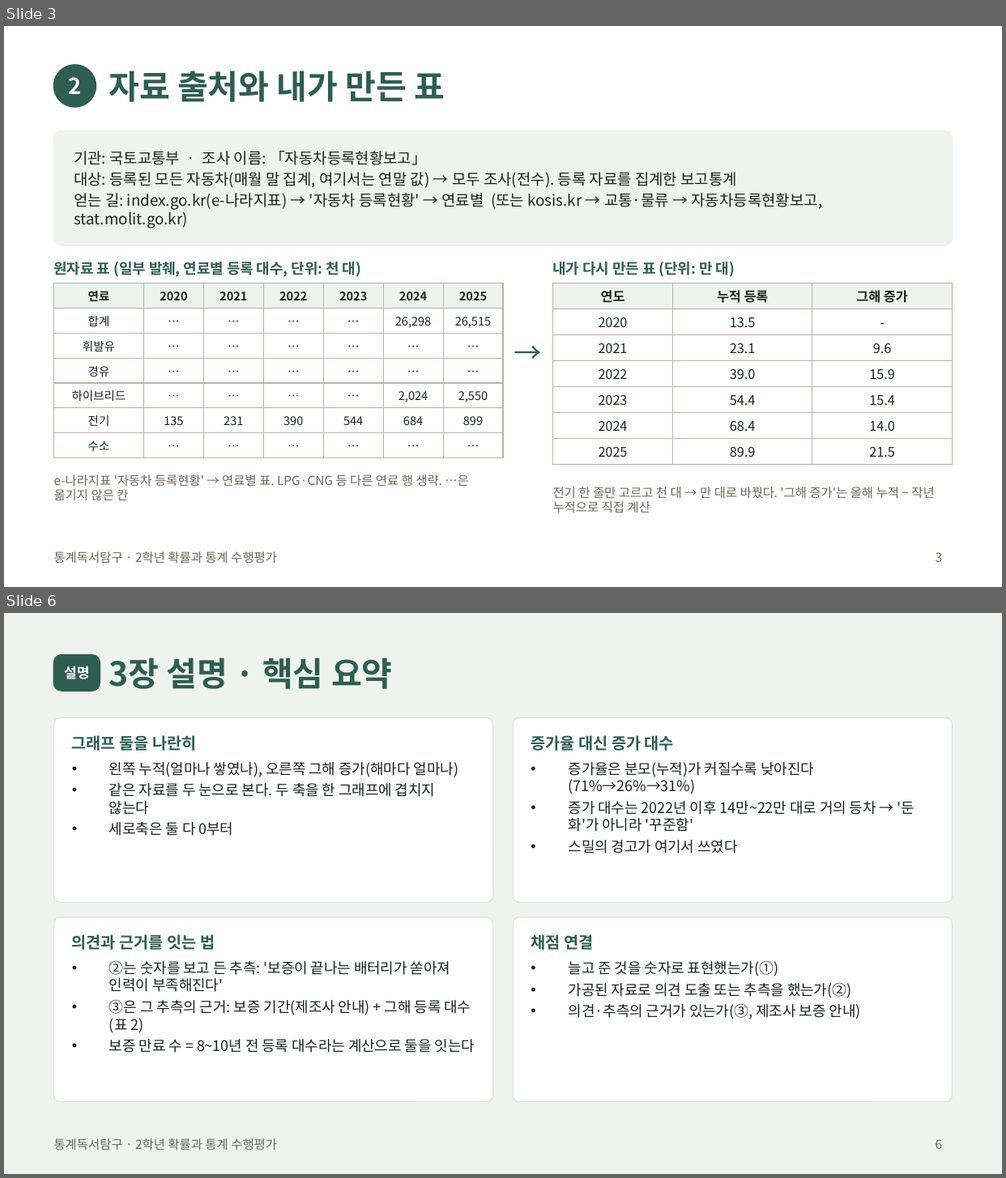
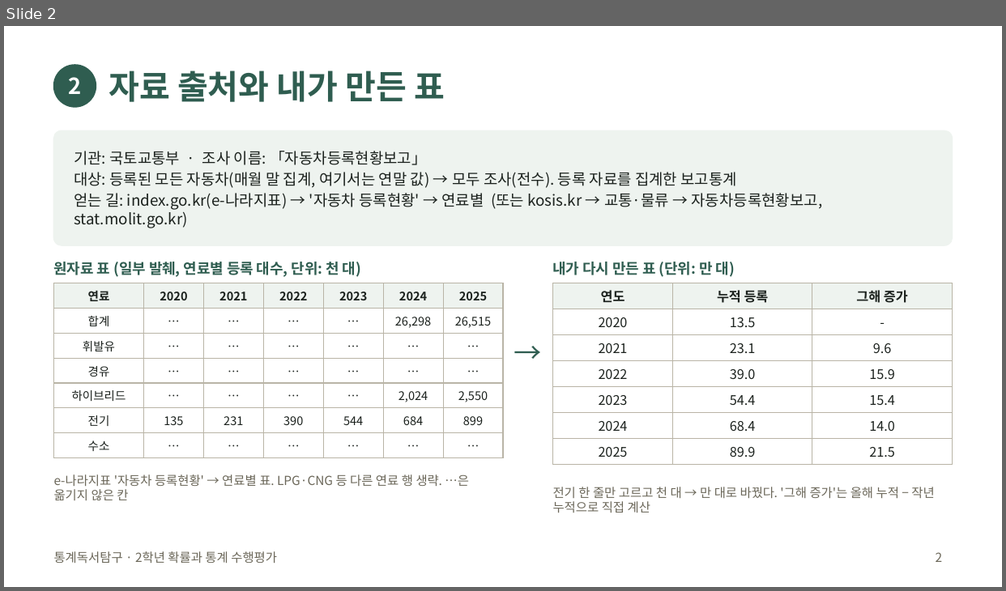
Before and after one commit to jaegeunsongsong/autobot, a slide deck: docs/2026-2학기-통계독서탐구-수행평가/발표예시-공학.pptx. Shown one above the other, each under a label of ours: slides 3 and 6 before the commit, slide 2 after it; the slides between them are not shown. The pictures are 1006x1178 and 1006x591 pixels, drawn with LibreOffice and Linux fonts; fonts in the diff are those of the drawing. Boxes give left, top, right and bottom in pixels: in the first picture for what was removed or moved away, otherwise in the second. Text is boxed around its words. In the diff, an @@ line names an element or a change of style, - is before the commit and + after.

```diff
--- a/docs/2026-2학기-통계독서탐구-수행평가/발표예시-공학.pptx
+++ b/docs/2026-2학기-통계독서탐구-수행평가/발표예시-공학.pptx
@@ slide 6 removed at <box>4,613,1002,1174</box>, background #EEF3EF; not listed: 1 template element that a slide beside it also shows @@
@@ rounded rectangle removed at <box>54,655,100,691</box> @@
@@ title removed at <box>108,658,393,689</box> @@
-3장 설명 · 핵심 요약
@@ text removed at <box>64,666,89,679</box> @@
-설명
@@ rounded rectangle removed at <box>54,717,493,902</box> @@
@@ rounded rectangle removed at <box>513,717,952,902</box> @@
@@ text removed at <box>72,735,196,751</box> @@
-그래프 둘을 나란히
@@ text removed at <box>530,735,674,751</box> @@
-증가율 대신 증가 대수
@@ text removed at <box>109,762,458,836</box> @@
-• 왼쪽 누적(얼마나 쌓였나), 오른쪽 그해 증가(해마다 얼마나)
-• 같은 자료를 두 눈으로 본다. 두 축을 한 그래프에 겹치지 않는다
-• 세로축은 둘 다 0부터
@@ text removed at <box>569,762,914,854</box> @@
-• 증가율은 분모(누적)가 커질수록 낮아진다(71%→26%→31%)
-• 증가 대수는 2022년 이후 14만~22만 대로 거의 등차 → '둔화'가 아니라 '꾸준함'
-• 스밀의 경고가 여기서 쓰였다
@@ rounded rectangle removed at <box>54,918,493,1102</box> @@
@@ rounded rectangle removed at <box>513,918,952,1102</box> @@
@@ text removed at <box>72,935,215,950</box> @@
-의견과 근거를 잇는 법
@@ text removed at <box>530,935,593,950</box> @@
-채점 연결
@@ text removed at <box>109,961,475,1053</box> @@
-• ②는 숫자를 보고 든 추측: '보증이 끝나는 배터리가 쏟아져 인력이 부족해진다'
-• ③은 그 추측의 근거: 보증 기간(제조사 안내) + 그해 등록 대수(표 2)
-• 보증 만료 수 = 8~10년 전 등록 대수라는 계산으로 둘을 잇는다
@@ text removed at <box>569,961,861,1020</box> @@
-• 늘고 준 것을 숫자로 표현했는가(①)
-• 가공된 자료로 의견 도출 또는 추측을 했는가(②)
-• 의견·추측의 근거가 있는가(③, 제조사 보증 안내)
@@ page number removed at <box>936,1139,943,1149</box> @@
-6
@@ what was slide 3 is now slide 2 @@
@@ page number at <box>936,552,943,562</box>: text changed @@
-3
+2
```
Also in this commit, not shown: 3 slides changed, 3 other slides removed, 8 other files.
